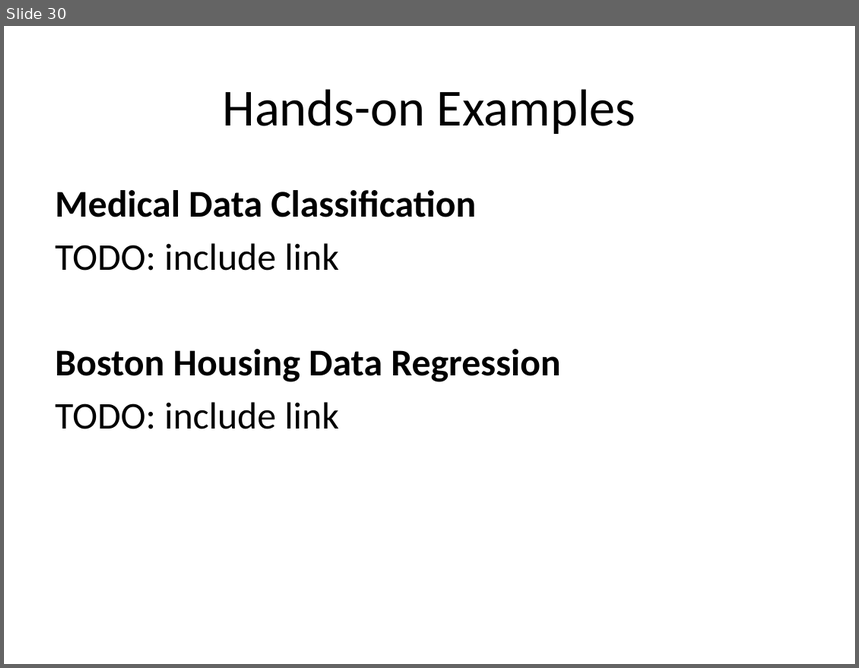
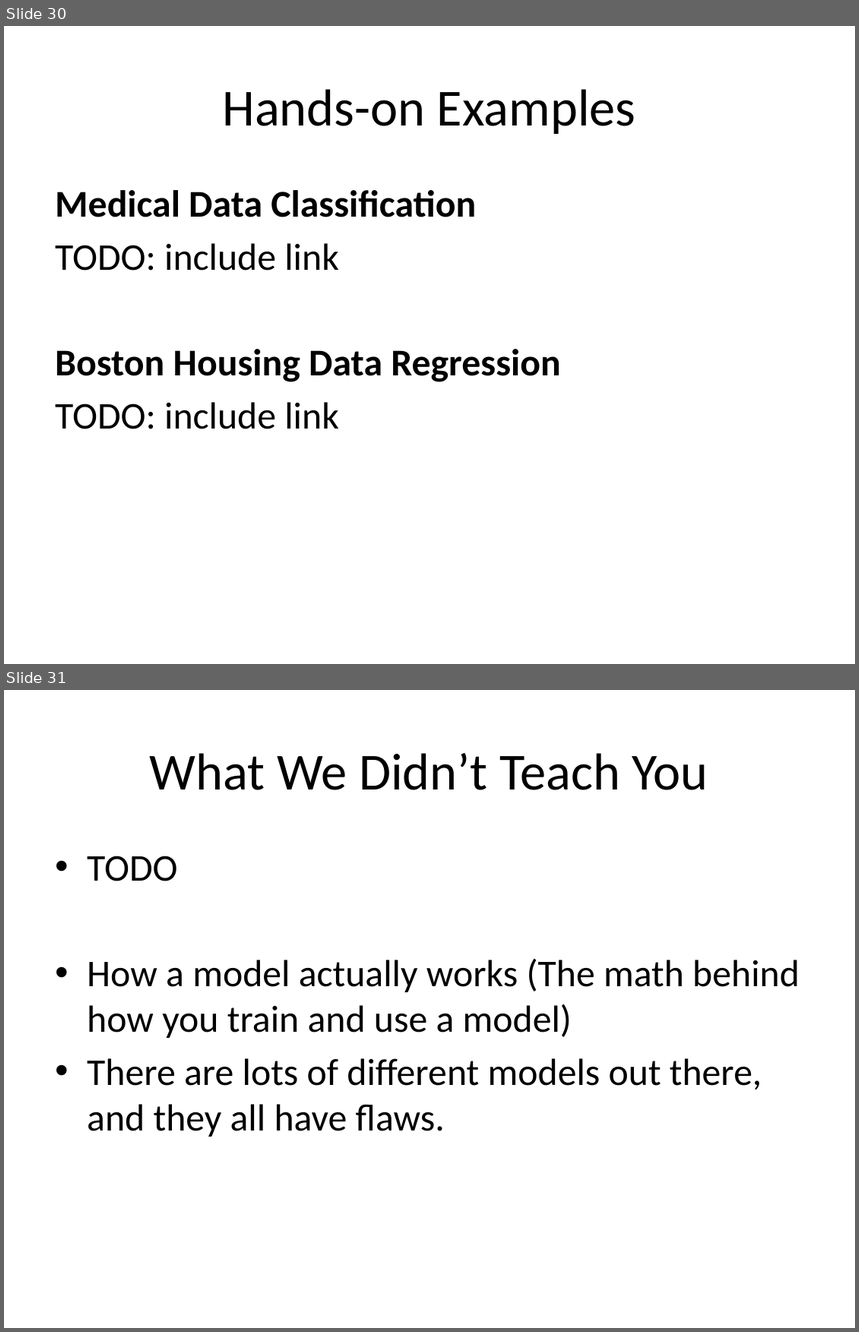
Before and after one commit to aloksharma1993/techfest-ml-tutorial, a slide deck: Techfest_ML.pptx. Shown one above the other, each under a label of ours: slide 30 before the commit, slides 30 and 31 after it. The pictures are 859x668 and 859x1332 pixels, drawn with LibreOffice and Linux fonts; fonts in the diff are those of the drawing. Boxes give left, top, right and bottom in pixels: in the first picture for what was removed or moved away, otherwise in the second. Text is boxed around its words. In the diff, an @@ line names an element or a change of style, - is before the commit and + after.

```diff
--- a/Techfest_ML.pptx
+++ b/Techfest_ML.pptx
@@ slide 31 added at [4,690,855,1328], background #FFFFFF @@
@@ title added at [150,753,709,790], 44 pt, text #000000 @@
+What We Didn’t Teach You
@@ text added at [87,856,800,1137], 32 pt, text #000000 @@
+• TODO
+• How a model actually works (The math behind how you train and use a model)
+• There are lots of different models out there, and they all have flaws.
```
Also in this commit, not shown: 3 slides changed, 1 other slide added.
